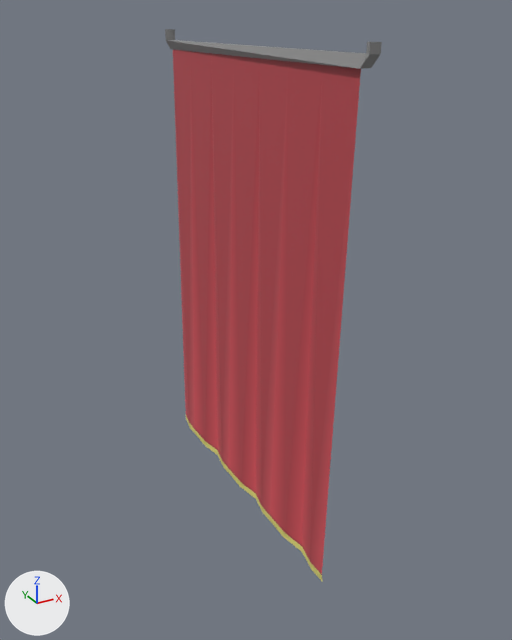
Before and after pictures for a commit that changed the glTF model 3D_app/assets/theatre.gltf.
Both versions are drawn from a 50 mm lens placed at (-2.0, -3.74, 3.17), pointed at (-0.04, -0.18, 1.39). The axes (+X, +Y, +Z) are drawn at lower left. The lights are the same throughout. Where no turn or scale is listed for an object, it has been applied to the vertices.

In view in the first picture: 'Curtains_0'.
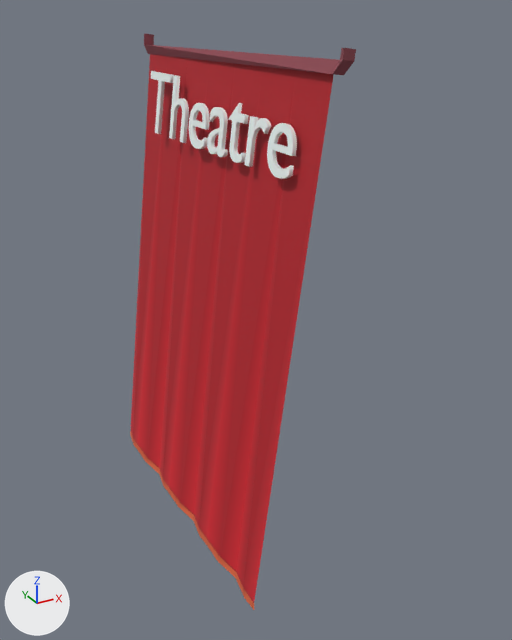
ob_sketchfab_model is not drawn itself; it is the parent of ob_root.

Boxes [x1, y1, x2, y2] around the edits, measured in the pictures (512 x 640 px):
'Curtains_0', recoloured, moved, turned: before [165, 29, 382, 581]; after [130, 34, 356, 610]
'Theatre', added: after [151, 71, 297, 179]

Edits to the bpy script that builds the scene:
```text
Add mat_new:
    mat_new = bpy.data.materials.new('new')
    # nodes: BsdfPrincipled, Mix, OutputMaterial, VertexColor
    # colours: red #ff7c90
Add mat_new_001:
    mat_new_001 = principled_material('new.001')
    mat_new_001.base_color = (0.916, 1.0, 0.988)  # white #f5fffe
    mat_new_001.roughness = 0.295
Change me_curtains_0:
    where me_curtains_0.from_pydata(...)  # 68 vertices, 101 faces; spans x -0.08..0.03, y -0.08..2.96, z -1.16..1.16
    remove me_curtains_0.materials.append(mat_beams)
    add me_curtains_0.materials.append(mat_new)
Add me_text:
    me_text.from_pydata(...)  # 1100 vertices, 2184 faces; spans x -0.01..0.09, y -1.74..-0.01, z -0.01..0.37
    me_text.materials.append(mat_new_001)  # white #f5fffe
Change ob_sketchfab_model:
    ob_sketchfab_model.location: (0.0, 0.0, 0.0) -> (0.27, 0.00826, 0.0258)
    ob_sketchfab_model.rotation_euler: (-1.571, 0.0, 0.0) -> (1.575, 2.957, 0.021)  # degrees (-90, 0, 0) -> degrees (90, 169, 1.2)
Change ob_curtains_0:
    ob_curtains_0.location: (0.0, 0.0, 0.0) -> (-0.125, 0.0233, 0.00258)
    ob_curtains_0.rotation_euler: (0.0, 0.0, 0.0) -> (0.00262, -3.132, -0.298)  # degrees (0, 0, 0) -> degrees (0.2, -179, -17)
Add ob_theatre:
    ob_theatre = bpy.data.objects.new('Theatre', me_text)
    ob_theatre.location = (-0.296, 0.842, 2.433)
```
